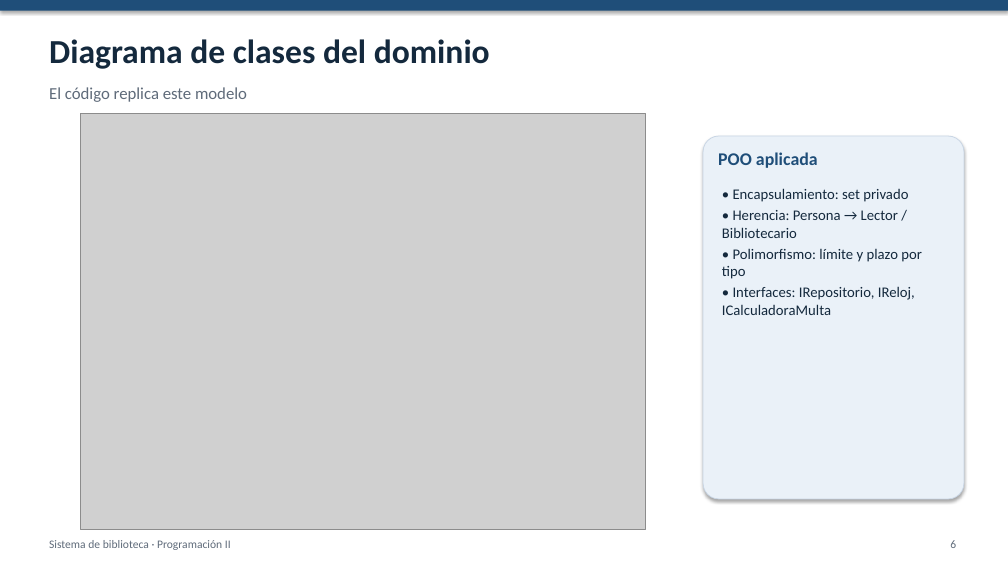
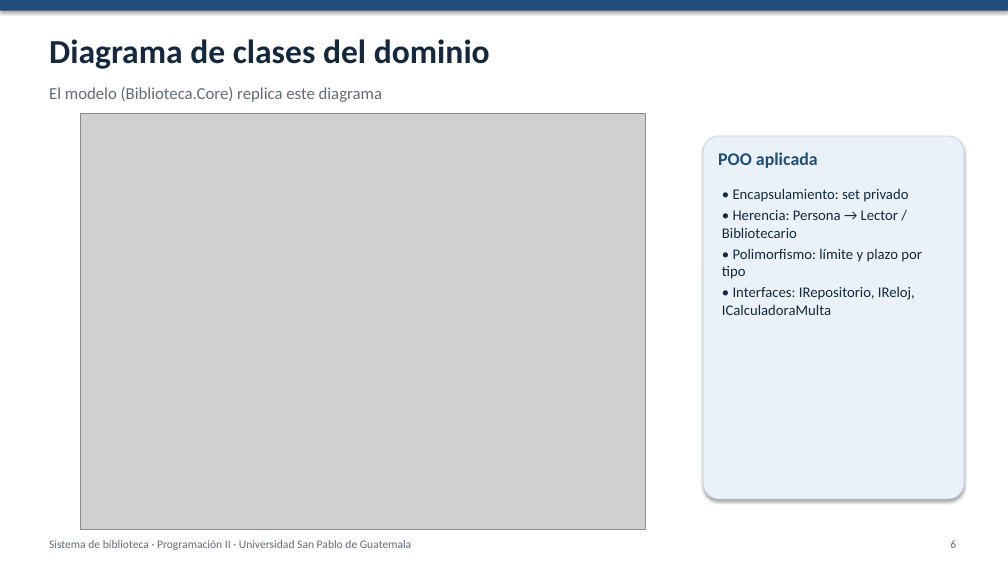
Before and after one commit to USPG-Angels-Workspace/sistema-biblioteca, a slide deck: slide 6 of docs/Presentacion.pptx. Drawn at 1008x567 pixels with LibreOffice and Linux fonts; fonts in the diff are those of the drawing; grey boxes stand for pictures. Boxes give left, top, right and bottom in pixels: in the first picture for what was removed or moved away, otherwise in the second. Text is boxed around its words. In the diff, an @@ line names an element or a change of style, - is before the commit and + after.

```diff
--- a/docs/Presentacion.pptx
+++ b/docs/Presentacion.pptx
@@ text at (49, 87, 382, 102): text changed @@
-El código replica este modelo
+El modelo (Biblioteca.Core) replica este diagrama
@@ text at (49, 540, 411, 550): text changed @@
-Sistema de biblioteca · Programación II
+Sistema de biblioteca · Programación II · Universidad San Pablo de Guatemala
```
Also in this commit, not shown: 15 other slides changed, 2 slides added, 2 slides removed.
